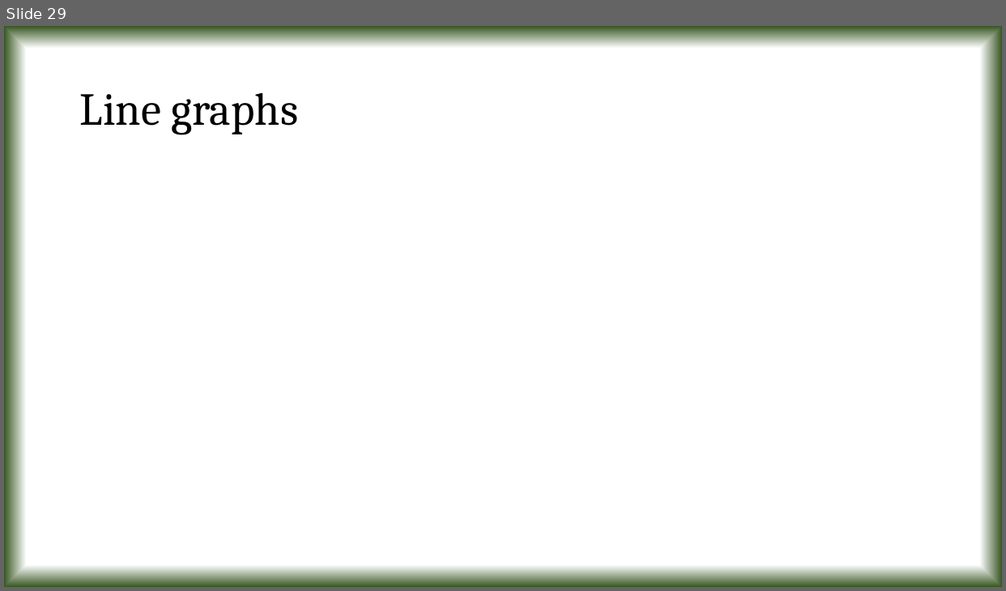
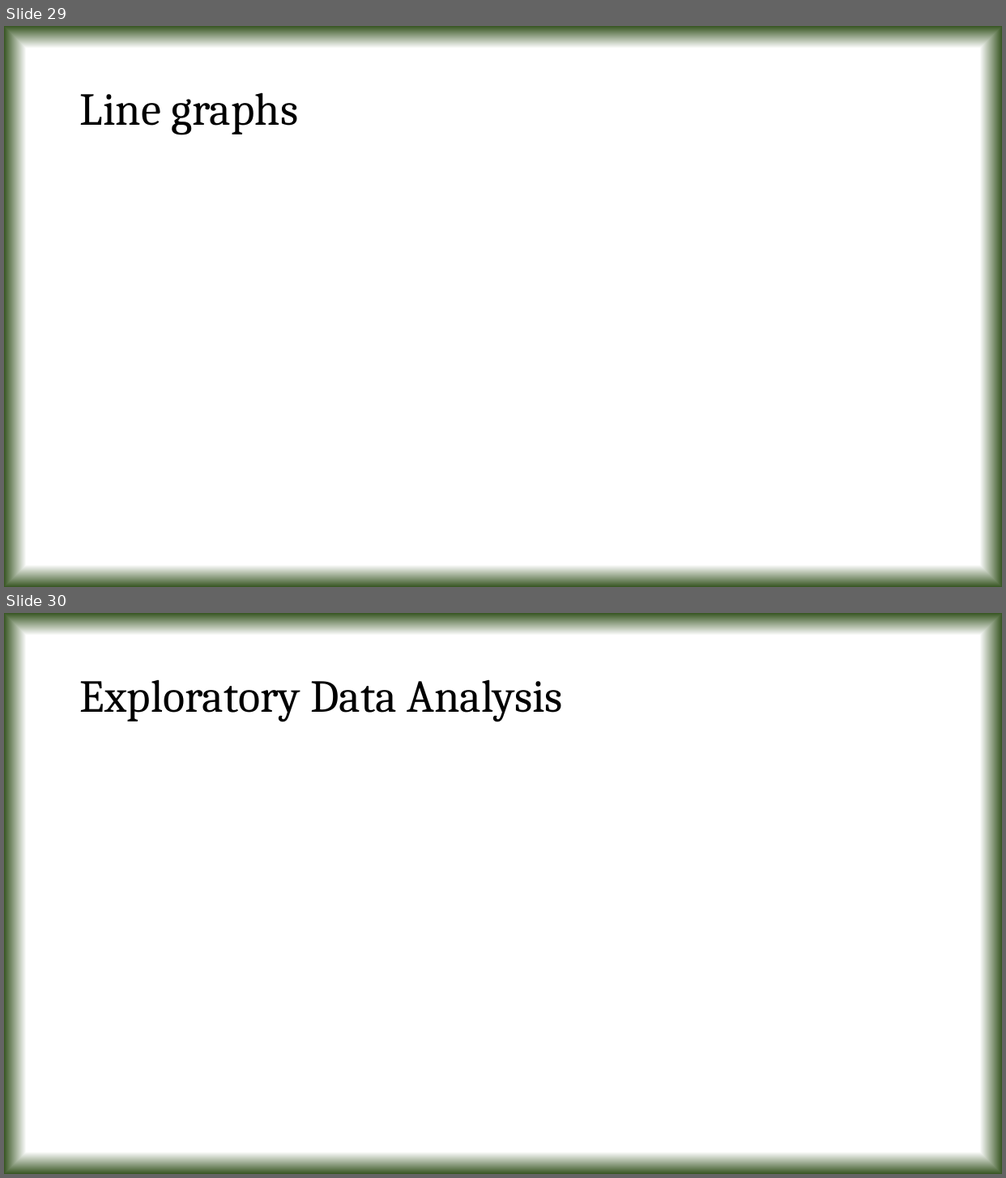
Before and after one commit to tanmoyie/Applied-Statistics, a slide deck: Python Projects & Dataset on Applied Statistics/Presentation on Python projects in Applied Statistics.pptx. Shown one above the other, each under a label of ours: slide 29 before the commit, slides 29 and 30 after it. The pictures are 1006x591 and 1006x1178 pixels, drawn with LibreOffice and Linux fonts; fonts in the diff are those of the drawing; grey boxes stand for pictures. Boxes give left, top, right and bottom in pixels: in the first picture for what was removed or moved away, otherwise in the second. Text is boxed around its words. In the diff, an @@ line names an element or a change of style, - is before the commit and + after.

```diff
--- a/Python Projects & Dataset on Applied Statistics/Presentation on Python projects in Applied Statistics.pptx
+++ b/Python Projects & Dataset on Applied Statistics/Presentation on Python projects in Applied Statistics.pptx
@@ slide 30 added at box(4, 613, 1002, 1174), background gradient #FFFFFF to #385723 @@
@@ title added at box(80, 679, 563, 722), 44 pt, text #000000 @@
+Exploratory Data Analysis
```
Also in this commit, not shown: 5 other slides added, 3 other files.
